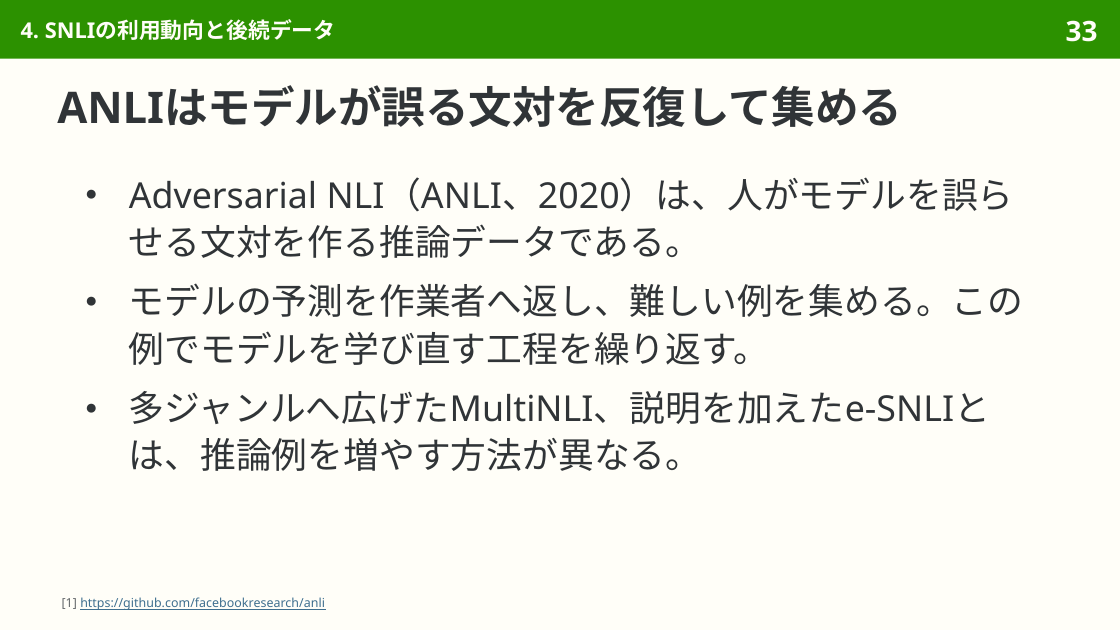
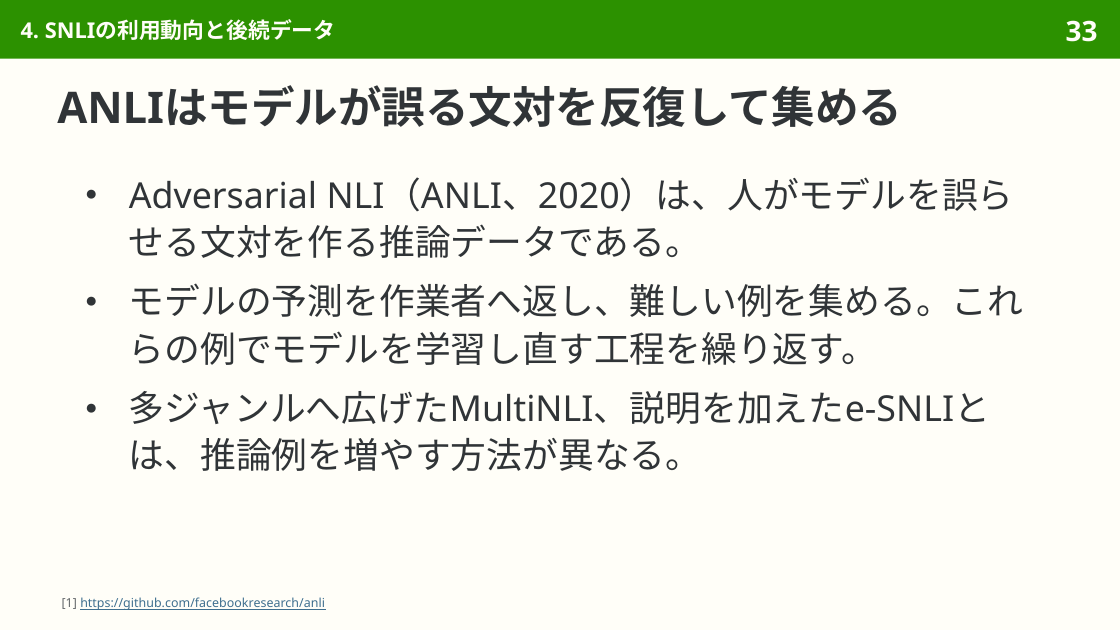
Before and after one commit to sasakiy84/datasets-in-10-minutes, a slide deck: slide 33 of slides/datasets-in-10-minutes-snli.pptx. Drawn at 1120x630 pixels with LibreOffice and Linux fonts; fonts in the diff are those of the drawing. Boxes give left, top, right and bottom in pixels: in the first picture for what was removed or moved away, otherwise in the second. Text is boxed around its words. In the diff, an @@ line names an element or a change of style, - is before the commit and + after.

```diff
--- a/slides/datasets-in-10-minutes-snli.pptx
+++ b/slides/datasets-in-10-minutes-snli.pptx
@@ text at box(129, 283, 1024, 365): text changed @@
-● モデルの予測を作業者へ返し、難しい例を集める。この例でモデルを学び直す工程を繰り返す。
+● モデルの予測を作業者へ返し、難しい例を集める。これらの例でモデルを学習し直す工程を繰り返す。
```
Also in this commit, not shown: 15 other slides changed, 7 other files.
